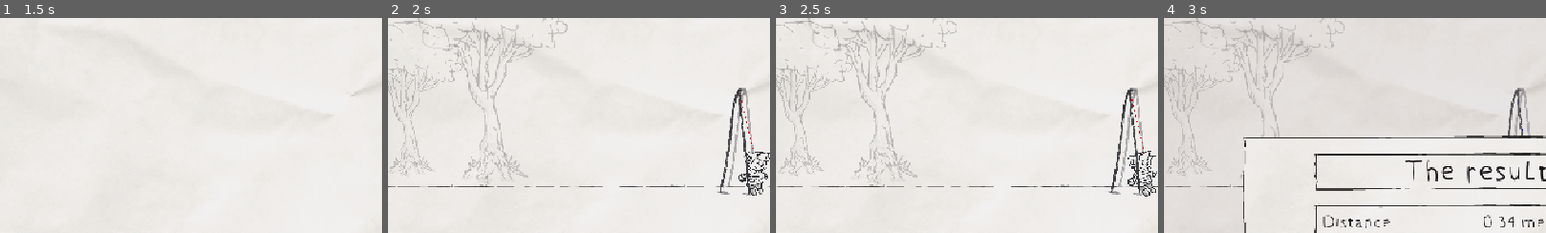
Above: before the commit, frames 1-4 (left to right).
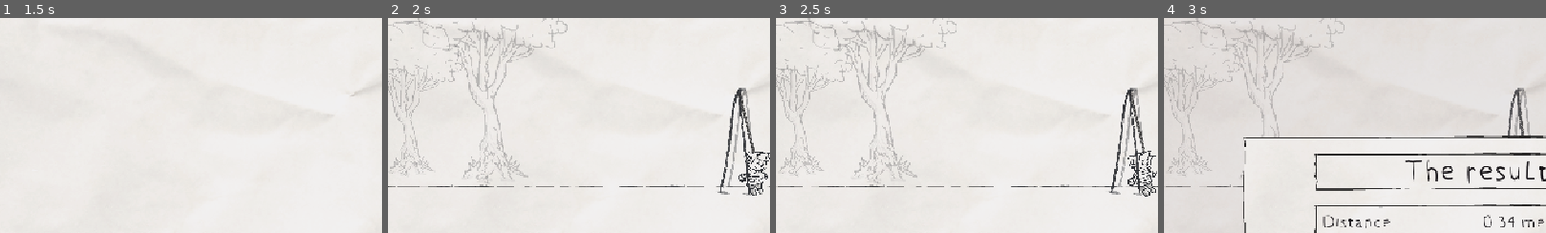
Above: after the commit, the same moments.

Repository: my-koala/HGDJ2024Fall
Game: Godot game, scene res://assets/main/main.tscn
Two runs of this game, one before a commit and one after it. Both use one fixed random seed, a clock stepped at 60 frames per second and the inputs below.
Inputs (mouse positions are % of the whole screen's width and height, from its top left):
- Up to frame 1 (1.5 s): click "play" at 0.5 s; tap Enter at 1.25 s; move the mouse to (72, 45) at 1.27 s; hold D (move_x+) from 1.28 s (still down)
- Up to frame 2 (2 s): keep holding D (move_x+); tap Space (jump) at 1.52 s
- Up to frame 3 (2.5 s): move the mouse to (30, 55) at 2.02 s; release D (move_x+) at 2.03 s; tap A (move_x-) at 2.1 s; tap Space (jump) at 2.27 s
- Up to frame 4 (3 s): move the mouse to (60, 28) at 2.77 s; hold D (move_x+) from 2.78 s (still down)
The pictures show only the part of the screen within x 2-52%, y 50-100%; the shares and areas given below are measured in that part.

Frame 1 is identical in both runs. In frame 2, 0.2% of the frame differs, in the area x 91-97%, y 34-64%; in frame 3, 0.2%; in frame 4, less than 0.1%.

Commit message:
finished tether texture rendering

Diff:
--- a/assets/main/main.gd
+++ b/assets/main/main.gd
@@ -1,12 +1,14 @@
 @tool
 extends Node
 
-# TODO (IN ORDER)
-# finish swing tether rope texture drawing
-#  - need to make new sprite
-# finish swing height art, use sprite frames, correspond to heights
-# redo character art - need leaning animations, freefall, and landing
-# add swing thrusters, art, functionality,
+# DONE
+# finish catenary texture drawing
+
+# TODO to finish for final delivery
+# add swing thrusters - art and functionality
+# finish swing height art, use sprite frames, correspond to heights - do later (after balancing) super easy
+# redo character art - need leaning animations, freefall, and landing - animations
+# balance drag, gravity, etc.
 # add sounds
 # add instructions and credits screen to menu
 # shader precompilation
--- a/assets/props/swing_set/swing_set.tscn
+++ b/assets/props/swing_set/swing_set.tscn
@@ -1,9 +1,10 @@
-[gd_scene load_steps=8 format=3 uid="uid://b0567k1pou8kn"]
+[gd_scene load_steps=9 format=3 uid="uid://b0567k1pou8kn"]
 
 [ext_resource type="Script" path="res://assets/props/swing_set/swing_set.gd" id="1_b5517"]
 [ext_resource type="Texture2D" uid="uid://cjug42yt3ge8s" path="res://assets/props/swing_set/swing_set_foreground.png" id="1_hod3s"]
 [ext_resource type="Texture2D" uid="uid://cu2cx35yngyu2" path="res://assets/props/swing_set/swing_set_background.png" id="2_m45k4"]
 [ext_resource type="Script" path="res://modules/swing/swing_2d.gd" id="3_hnorh"]
+[ext_resource type="Texture2D" uid="uid://mlwokig84l77" path="res://assets/tethers/tether_rope.png" id="3_xmo8o"]
 [ext_resource type="Texture2D" uid="uid://bddxbcens4ame" path="res://assets/props/swing_set/swing_set_chair.png" id="4_e6346"]
 [ext_resource type="Script" path="res://modules/catenary/catenary_2d.gd" id="6_ymde2"]
 
@@ -18,7 +19,7 @@
 
 [node name="catenary" type="Node2D" parent="top"]
 script = ExtResource("6_ymde2")
-length = 384.0
+texture = ExtResource("3_xmo8o")
 
 [node name="swing" type="RigidBody2D" parent="top"]
 collision_layer = 4
--- a/modules/catenary/catenary_2d.gd
+++ b/modules/catenary/catenary_2d.gd
@@ -42,12 +42,32 @@
 
 func _draw() -> void:
 	if end_position.length_squared() >= length * length:
-		# Draw line.
-		draw_line(Vector2.ZERO, end_position, Color.BLUE, 1.0)
+		# Draw straight.
+		if is_instance_valid(texture):
+			var texture_rect: Rect2 = Rect2(texture_offset, texture.get_size())
+			texture_rect.size.y = end_position.length()
+			var texture_transform: Transform2D = Transform2D(end_position.angle() - (PI / 2.0), Vector2.ZERO)
+			texture_transform = texture_transform.translated_local(Vector2(-texture_rect.size.x / 2.0, 0.0))
+			draw_set_transform(texture_transform.get_origin(), texture_transform.get_rotation(), texture_transform.get_scale())
+			draw_texture_rect(texture, texture_rect, true, Color.WHITE, false)
+		else:
+			draw_set_transform(Vector2.ZERO, 0.0, Vector2.ONE)
+			draw_line(Vector2.ZERO, end_position, Color.BLUE, 1.0)
 		return
 	elif is_zero_approx(end_position.x):
-		# Draw half line.
-		draw_line(Vector2.ZERO, Vector2(0.0, length / 2.0), Color.BLUE, 1.0)
+		# Draw partial straight with offset to match le droopiness.
+		# math was done on paper, but im sure theres some proper proof somewhere
+		if is_instance_valid(texture):
+			var texture_rect: Rect2 = Rect2(texture_offset, texture.get_size())
+			var dy: float = absf(end_position.y)
+			texture_rect.size.y = dy + ((length - dy) / 2.0)
+			var texture_transform: Transform2D = Transform2D(0.0, Vector2.ZERO)
+			texture_transform = texture_transform.translated_local(Vector2(-texture_rect.size.x / 2.0, minf(0.0, end_position.y)))
+			draw_set_transform(texture_transform.get_origin(), texture_transform.get_rotation(), texture_transform.get_scale())
+			draw_texture_rect(texture, texture_rect, true, Color.WHITE, false)
+		else:
+			draw_set_transform(Vector2.ZERO, 0.0, Vector2.ONE)
+			draw_line(Vector2.ZERO, Vector2(0.0, length / 2.0), Color.BLUE, 1.0)
 		return
 
 	# Catenary math. 90% of development time went into this.
@@ -59,11 +79,13 @@
 	var a_max: float = 1.0
 	var i: int = 0
 
+	# exponential search
 	while i < 32 && c < (2.0 * a_max * sinh(delta.x / (2.0 * a_max))):
 		i += 1
 		a_min = a_max
 		a_max *= 2.0
 
+	# bsearch
 	i += 16
 	var a: float = 0.0
 	while i > 0:
@@ -84,12 +106,17 @@
 		var x: float = weight * delta.x
 		var y: float = a * cosh((x - p) / a) + q
 
-		var end_point: Vector2 = Vector2(weight * end_position.x, -y)
+		var point_a: Vector2 = segment_prev
+		var point_b: Vector2 = Vector2(weight * end_position.x, -y)
 
-		draw_line(segment_prev, end_point, Color.RED, 1.0)
-		segment_prev = end_point
-
-	if is_instance_valid(texture):
-		var texture_rect: Rect2 = Rect2(texture_offset, texture.get_size())
-
-		draw_texture_rect(texture, texture_rect, true, Color.WHITE, false)
+		if is_instance_valid(texture):
+			var texture_rect: Rect2 = Rect2(texture_offset, texture.get_size())
+			texture_rect.size.y = point_a.distance_to(point_b)
+			var texture_transform: Transform2D = Transform2D(point_a.angle_to_point(point_b) - (PI / 2.0), point_a)
+			texture_transform = texture_transform.translated_local(Vector2(-texture_rect.size.x / 2.0, 0.0))
+			draw_set_transform(texture_transform.get_origin(), texture_transform.get_rotation(), texture_transform.get_scale())
+			draw_texture_rect(texture, texture_rect, true, Color.WHITE, false)
+		else:
+			draw_set_transform(Vector2.ZERO, 0.0, Vector2.ONE)
+			draw_line(point_a, point_b, Color.RED, 1.0)
+		segment_prev = point_b
Binary file added: assets/tethers/tether_rope.png
Not shown, added: assets/tethers/tether_rope.png.import
Binary file changed: assets/tethers/tethers.png
Not shown, added: assets/tethers/tether_rope.xcf
Not shown, removed: assets/tethers/tethers.xcf
